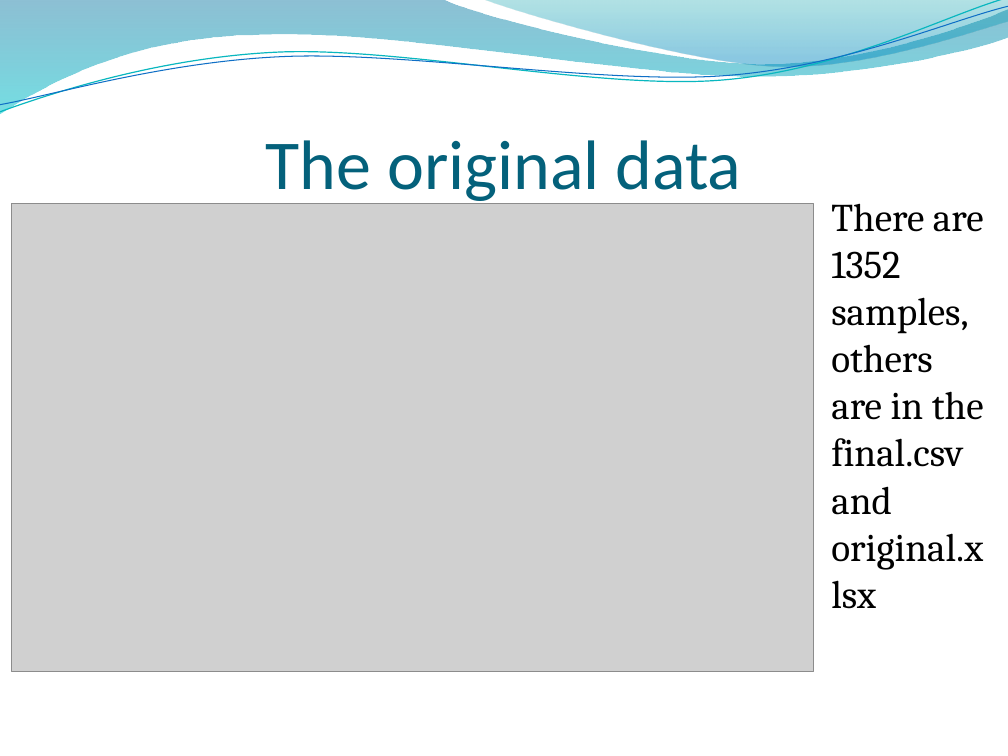
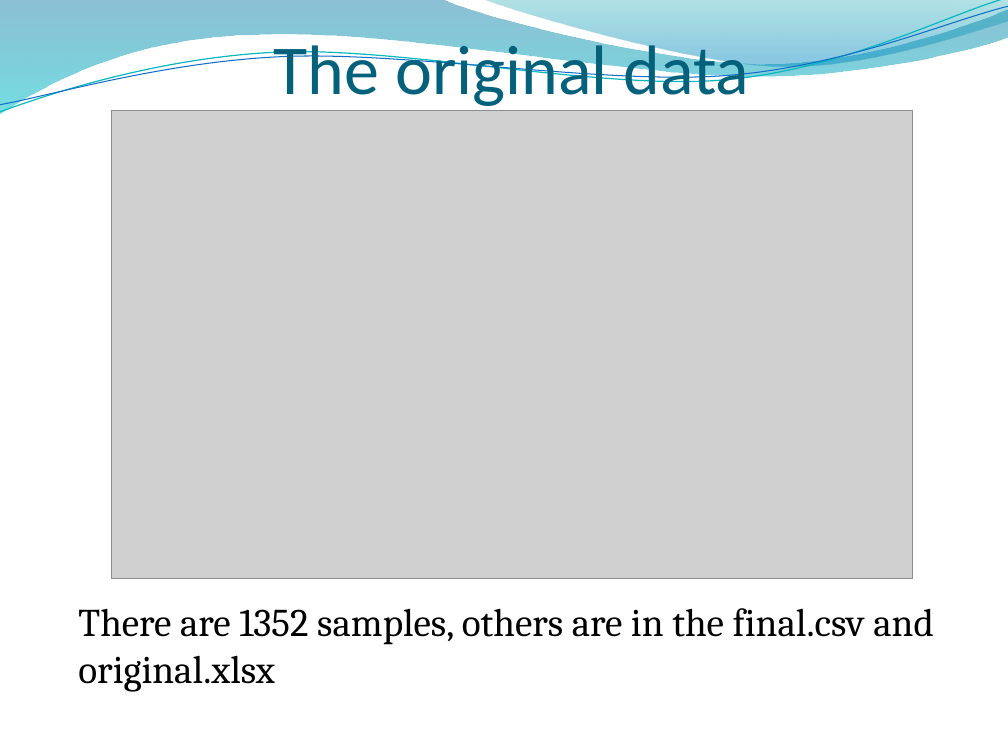
Before and after one commit to tim310579/Machine-Learning_HW, a slide deck: slide 4 of ML_fp/report.pptx. Drawn at 1008x756 pixels with LibreOffice and Linux fonts; fonts in the diff are those of the drawing; grey boxes stand for pictures; background and template pictures are left out. Boxes give left, top, right and bottom in pixels: in the first picture for what was removed or moved away, otherwise in the second. Text is boxed around its words. In the diff, an @@ line names an element or a change of style, - is before the commit and + after.

```diff
--- a/ML_fp/report.pptx
+++ b/ML_fp/report.pptx
@@ title "The original data" rewrapped from box(266, 140, 742, 206) to box(274, 36, 750, 111) @@
@@ picture: place and size @@
-picture at box(12, 204, 813, 672)
+picture at box(111, 110, 912, 579)
@@ text "There are 1352 samples, others ..." rewrapped from box(831, 203, 984, 570) to box(78, 608, 934, 692) @@
```
Also in this commit, not shown: 6 other slides changed.
